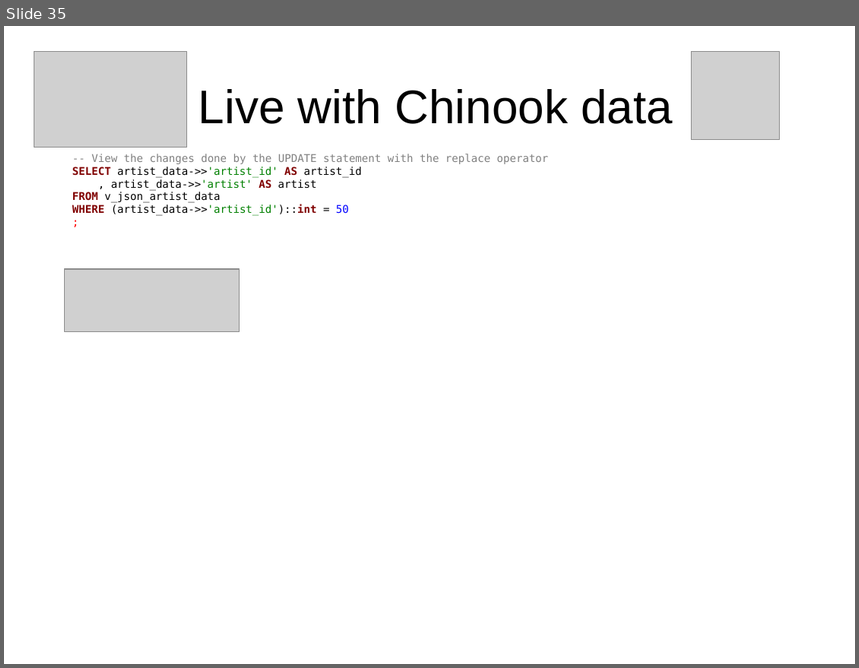
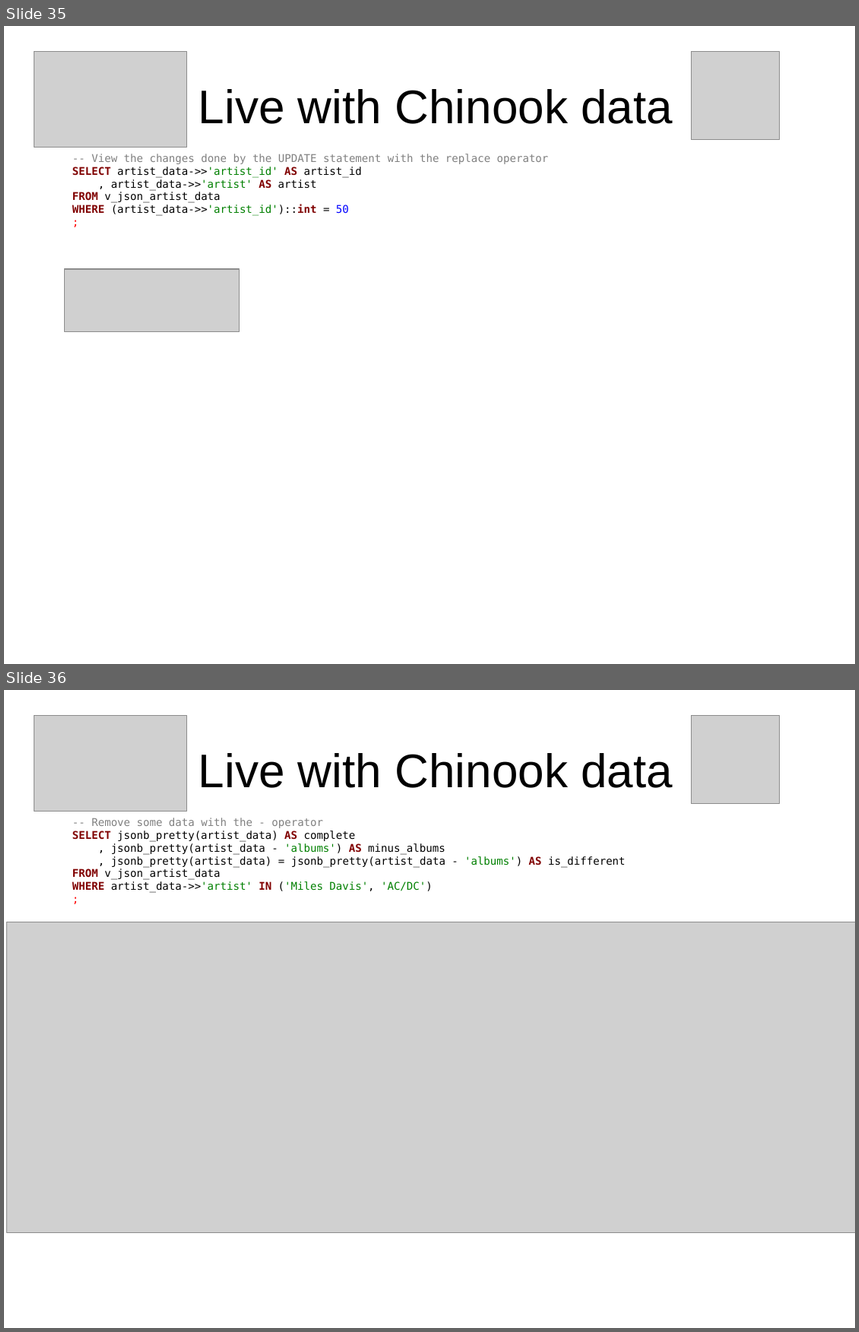
Before and after one commit to sjstoelting/talks, a slide deck: json-by-example/JSON-by-example.odp. Shown one above the other, each under a label of ours: slide 35 before the commit, slides 35 and 36 after it. The pictures are 859x668 and 859x1332 pixels, drawn with LibreOffice and Linux fonts; fonts in the diff are those of the drawing; grey boxes stand for pictures. Boxes give left, top, right and bottom in pixels: in the first picture for what was removed or moved away, otherwise in the second. Text is boxed around its words. In the diff, an @@ line names an element or a change of style, - is before the commit and + after.

Commit message:
Extended the slides and the queries with new JSONB operators.

```diff
--- a/json-by-example/JSON-by-example.odp
+++ b/json-by-example/JSON-by-example.odp
@@ slide 36 added at (x1=4, y1=690, x2=855, y2=1328), background #FFFFFF @@
@@ picture added at (x1=34, y1=716, x2=187, y2=812) @@
@@ picture added at (x1=692, y1=716, x2=779, y2=803) @@
@@ title added at (x1=199, y1=753, x2=673, y2=788), 44 pt, text #000000 @@
+Live with Chinook data
@@ text added at (x1=72, y1=818, x2=626, y2=893), 10 pt, text #000000 @@
+-- Remove some data with the - operator
+SELECT jsonb_pretty(artist_data) AS complete
+, jsonb_pretty(artist_data - 'albums') AS minus_albums
+, jsonb_pretty(artist_data) = jsonb_pretty(artist_data - 'albums') AS is_different
+FROM v_json_artist_data
+WHERE artist_data->>'artist' IN ('Miles Davis', 'AC/DC')
+;
@@ picture added at (x1=7, y1=923, x2=855, y2=1233) @@
```
Also in this commit, not shown: 2 slides changed, 4 other files.
